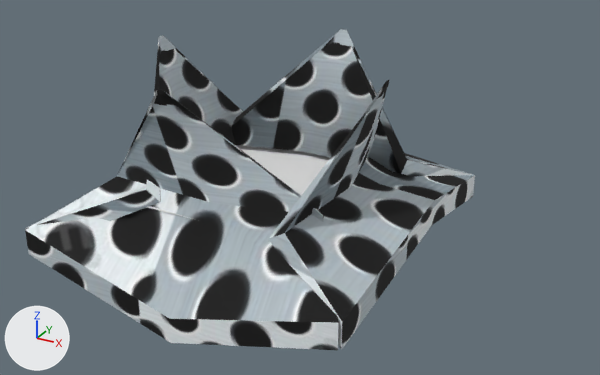
What one commit did to the FBX model Assets/Models/hole in wall.FBX.
Before and after are seen from a 50 mm camera at (0.0244, -0.0397, 0.0229) aimed at (-0.003, 0.0101, -0.002). The axes (+X, +Y, +Z) are drawn at lower left. The lights are the same throughout. Where no turn or scale is listed for an object, it has been applied to the vertices.

The older version as bpy lines, for what is in view:
```python
me_mesh = bpy.data.meshes.new('Mesh')
me_mesh.from_pydata(...)  # 72 vertices, 64 faces; spans x -0.0101..0.0101, y -0.0101..0.0101, z -0.0029..0.0106
me_mesh.materials.append(mat_material__70)
me_mesh_001 = bpy.data.meshes.new('Mesh.001')
me_mesh_001.from_pydata([(-0.00671, -0.00669, 0.0), (0.00671, -0.00669, 0.0), (-0.00671, 0.00669, 0.0), (0.00671, 0.00669, 0.0)], [], [(0, 1, 3, 2)])
ob_box002 = bpy.data.objects.new('Box002', me_mesh)
ob_box002.location = (0.00009, 0.00019, 0.0)
ob_plane001 = bpy.data.objects.new('Plane001', me_mesh_001)
ob_plane001.location = (-0.00014, 0.00039, 0.00285)
```
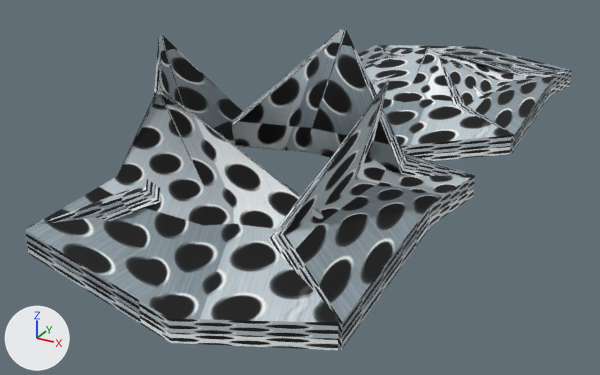
Pixel boxes (x1, y1, x2, y2) of what changed, in the pictures (600 x 375 px):
'Box003', added: after (358, 45, 572, 161)
'Plane001', deleted: before (148, 145, 330, 221)
part 1 of me_mesh, surface changed: (25, 29, 475, 350) in both

The change in detail:
me_mesh has 72 vertices, 64 faces and spans x -0.0101..0.0101, y -0.0101..0.0101, z -0.0029..0.0106.
me_mesh is used by ob_box002; location (0.00009, 0.00019, 0.0).
me_mesh part 1: texture (UV) coordinates of 64 of 64 faces, centred in x -0.0101..0.0101, y -0.0101..0.0101, z -0.0007..0.0105, changed; they spanned u 0.0..1.0, v 0.0..1.0 and now span u 0.0..1.0, v 0.0..1.0.
Mesh me_mesh_001_1 is new.
It has 72 vertices, 64 faces and spans x -0.0101..0.0101, y -0.0101..0.0101, z -0.0029..0.0043.
It uses material mat_material__70.
Object 'Plane001' (ob_plane001) is deleted.
Object 'Box003' (ob_box003) is new; it shows me_mesh_001_1.
Its location is (0.00009, 0.02923, 0.0).
